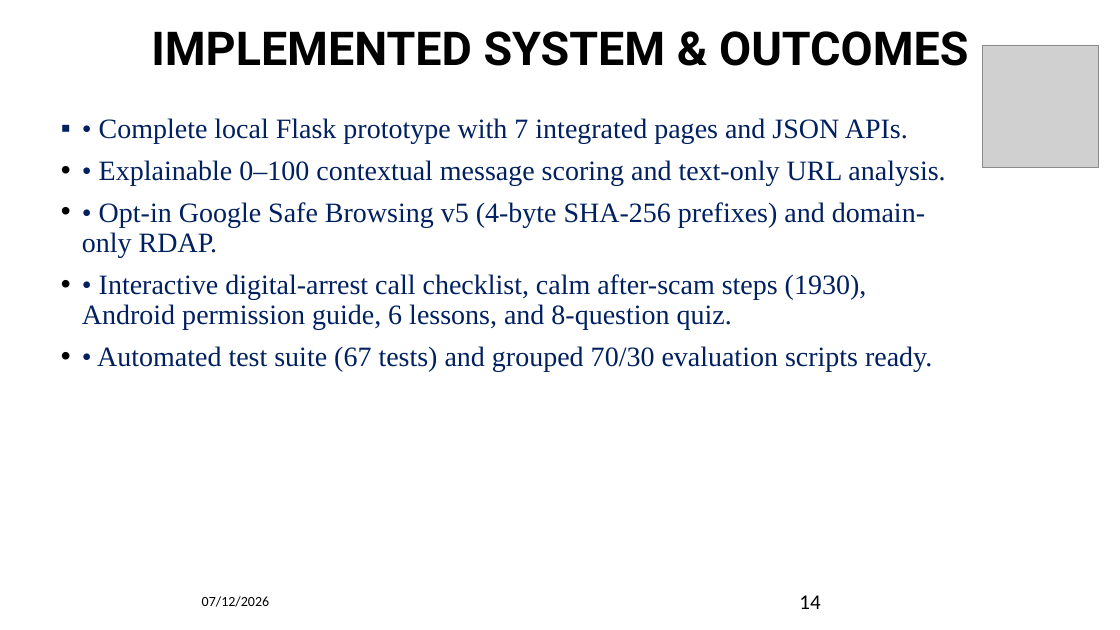
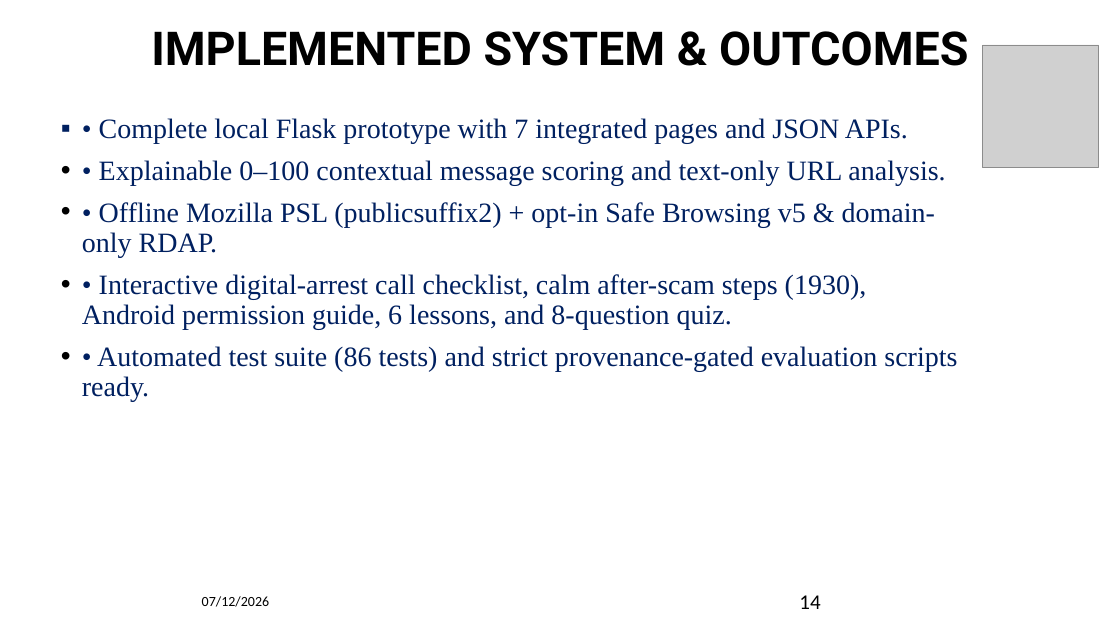
Before and after one commit to darshanashok-dev/community, a slide deck: slide 14 of community_project_ppt_updated.pptx. Drawn at 1120x630 pixels with LibreOffice and Linux fonts; fonts in the diff are those of the drawing; grey boxes stand for pictures; background and template pictures are left out. Boxes give left, top, right and bottom in pixels: in the first picture for what was removed or moved away, otherwise in the second. Text is boxed around its words. In the diff, an @@ line names an element or a change of style, - is before the commit and + after.

```diff
--- a/community_project_ppt_updated.pptx
+++ b/community_project_ppt_updated.pptx
@@ text at [82, 202, 935, 257]: text changed @@
-• • Opt-in Google Safe Browsing v5 (4-byte SHA-256 prefixes) and domain-only RDAP.
+• • Offline Mozilla PSL (publicsuffix2) + opt-in Safe Browsing v5 & domain-only RDAP.
@@ text at [82, 346, 957, 402]: text changed @@
-• • Automated test suite (67 tests) and grouped 70/30 evaluation scripts ready.
+• • Automated test suite (86 tests) and strict provenance-gated evaluation scripts ready.
```
Also in this commit, not shown: 3 other slides changed, 6 other files.
